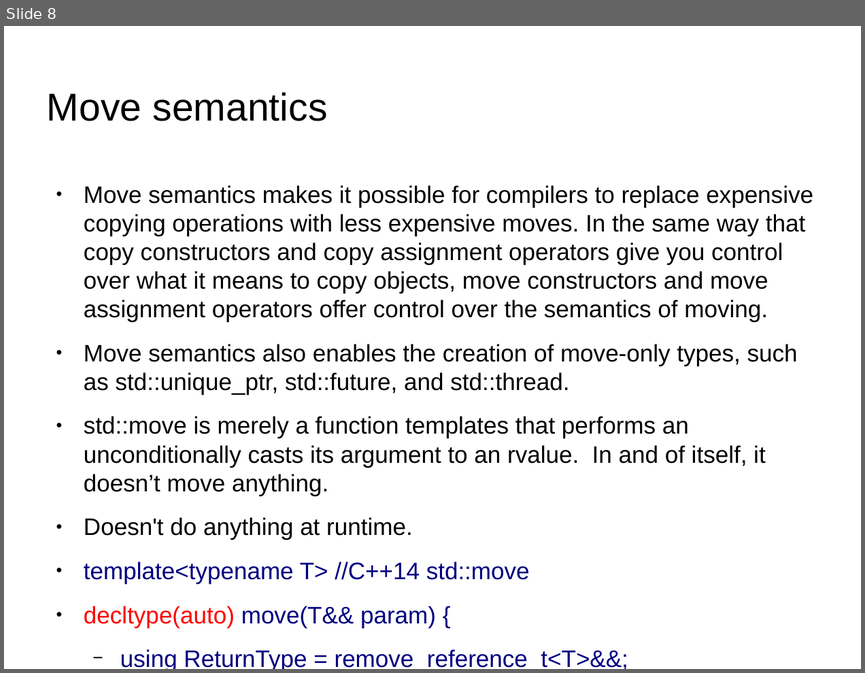
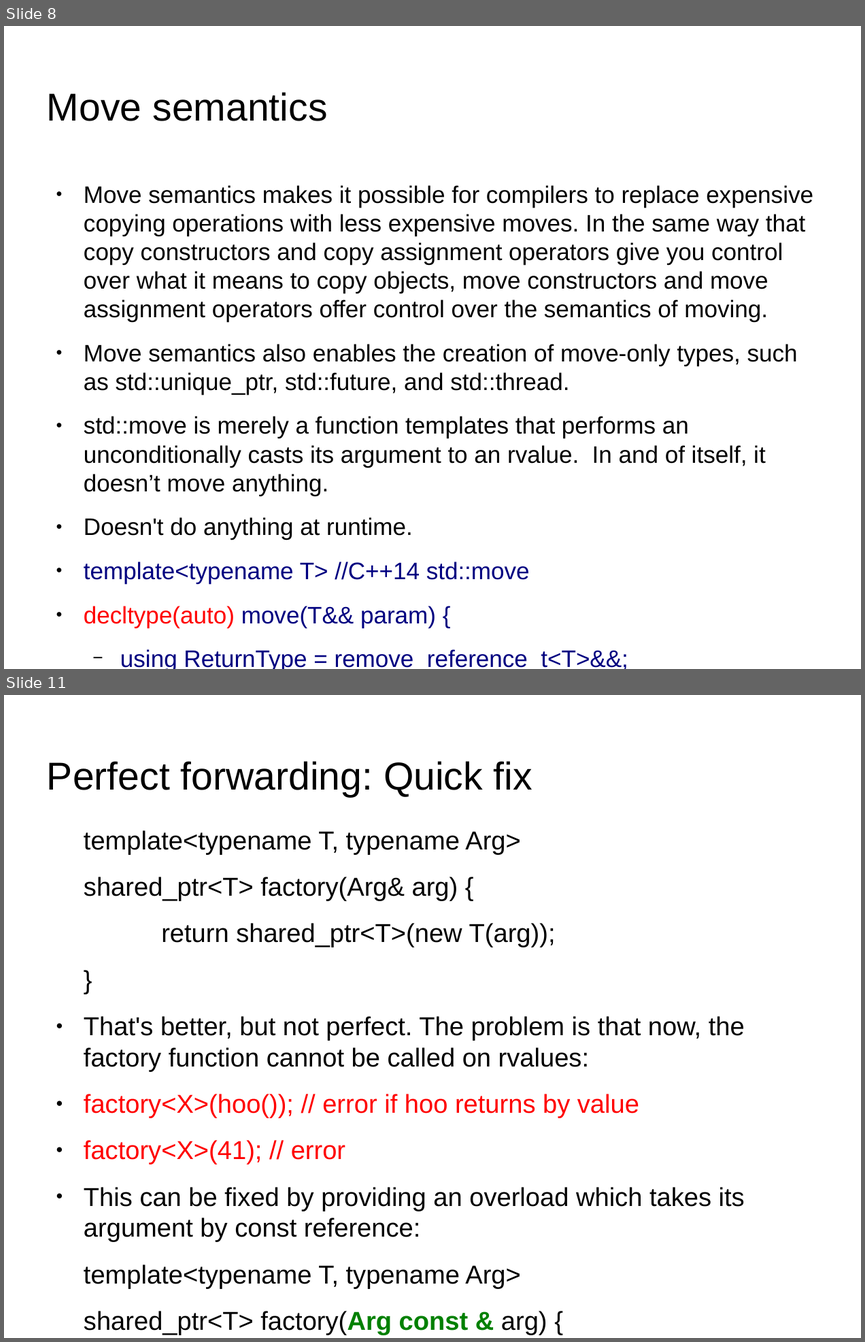
Before and after one commit to kks32/cpp-software-development, a slide deck: Ex16_Rvalue_Move_Semantics/Ex16_Rvalue_Move_Semantics.odp. Shown one above the other, each under a label of ours: slide 8 before the commit, slides 8 and 11 after it; the slides between them are not shown. The pictures are 865x673 and 865x1342 pixels, drawn with LibreOffice and Linux fonts; fonts in the diff are those of the drawing; background and template pictures are left out. Boxes give left, top, right and bottom in pixels: in the first picture for what was removed or moved away, otherwise in the second. Text is boxed around its words. In the diff, an @@ line names an element or a change of style, - is before the commit and + after.

Commit message:
Ex16 Perfect forwarding

```diff
--- a/Ex16_Rvalue_Move_Semantics/Ex16_Rvalue_Move_Semantics.odp
+++ b/Ex16_Rvalue_Move_Semantics/Ex16_Rvalue_Move_Semantics.odp
@@ slide 11 added at <box>4,695,861,1338</box>, background picture (left out) @@
@@ title added at <box>47,761,532,797</box>, 36 pt, text #000000 @@
+Perfect forwarding: Quick fix
@@ text added at <box>84,830,745,1335</box>, 24.1 pt, text #000000 @@
+template<typename T, typename Arg>
+shared_ptr<T> factory(Arg& arg) {
+return shared_ptr<T>(new T(arg));
+}
+● That's better, but not perfect. The problem is that now, the factory function cannot be called on rvalues:
+● factory<X>(hoo()); // error if hoo returns by value
+● factory<X>(41); // error
+● This can be fixed by providing an overload which takes its argument by const reference:
+template<typename T, typename Arg>
+shared_ptr<T> factory(Arg const & arg) {
+  return shared_ptr<T>(new T(arg));
+}
```
Also in this commit, not shown: 8 other slides added, 1 slide removed, 2 other files.
